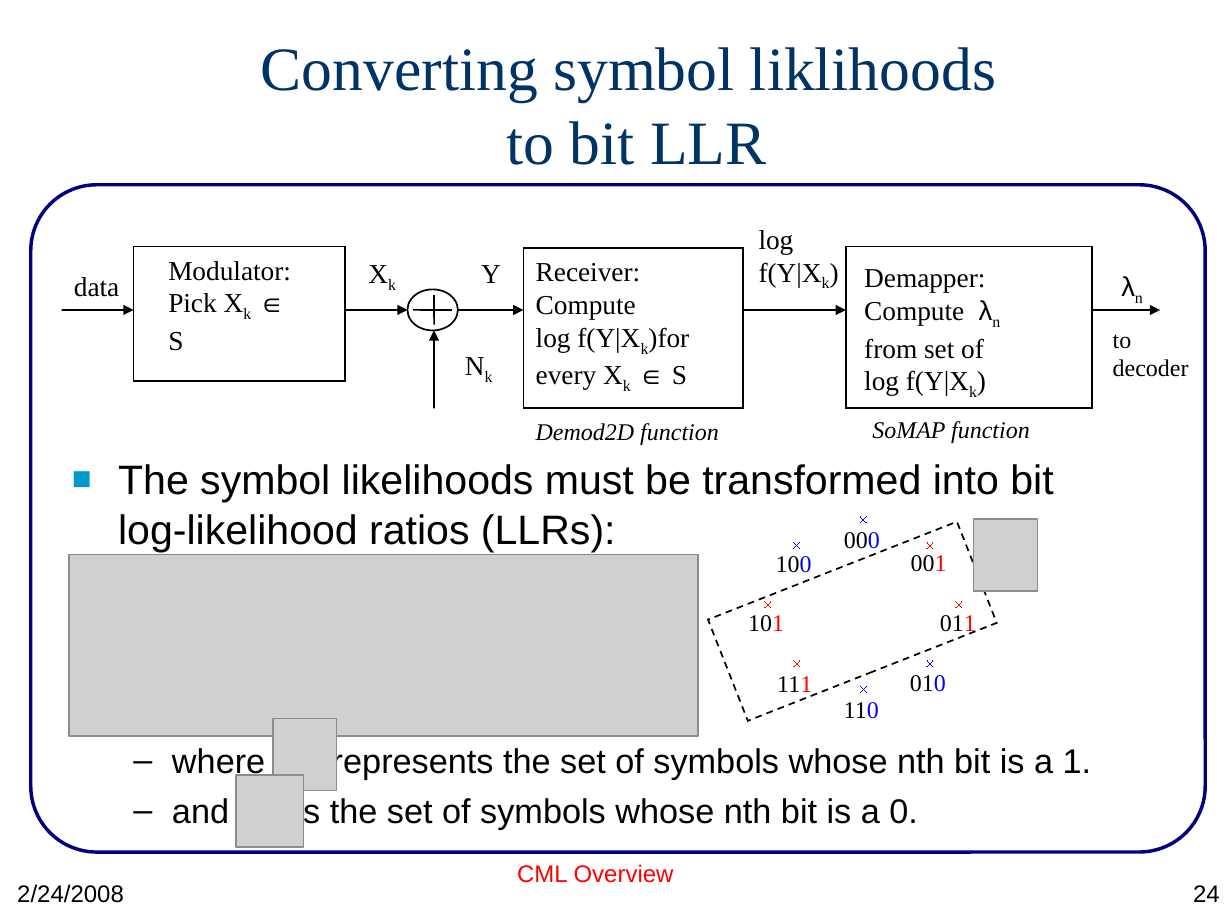
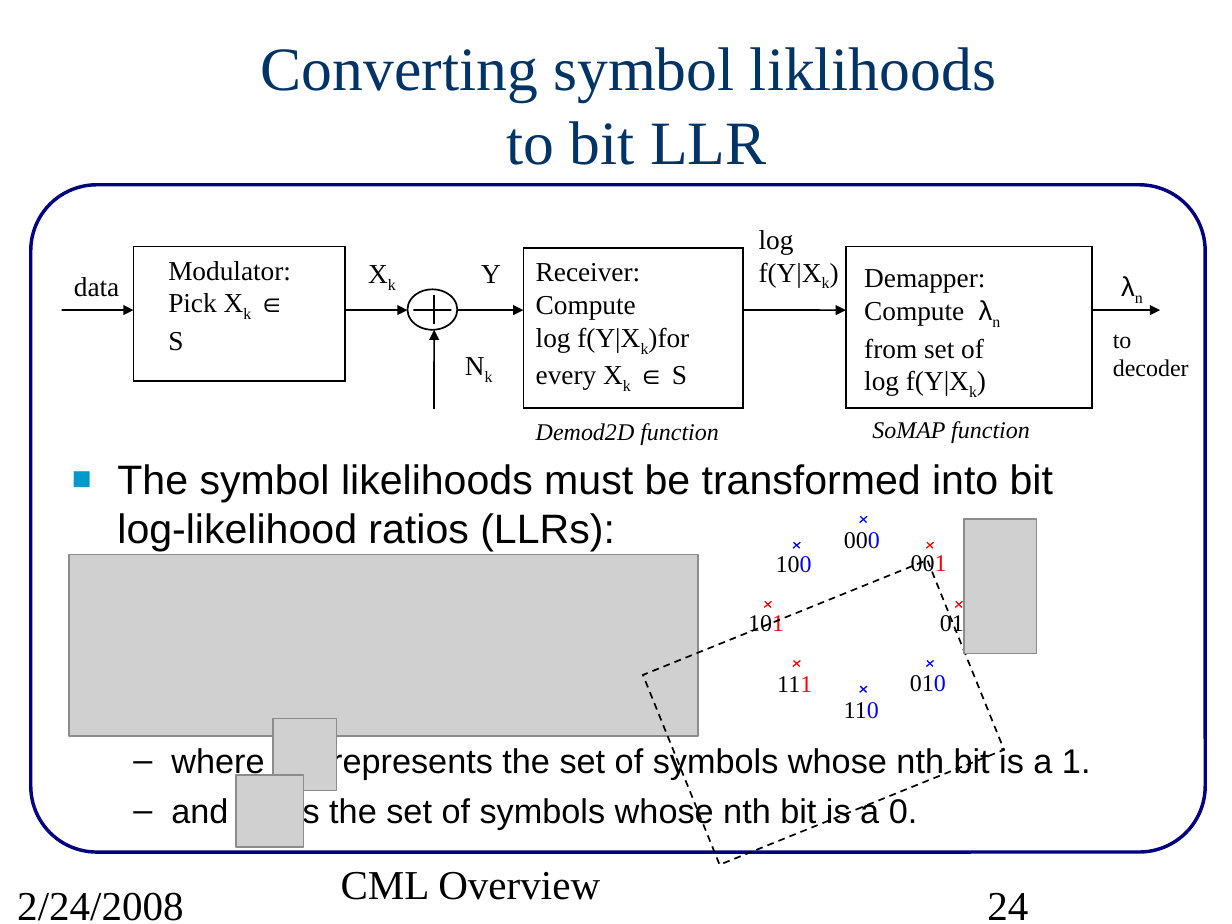
Before and after one commit to marcusmueller/iscml, a slide deck: slide 24 of pcs/projects/cml/doc/src/CMLoverview.ppt. Drawn at 1232x924 pixels with LibreOffice and Linux fonts; fonts in the diff are those of the drawing; grey boxes stand for pictures. Boxes give left, top, right and bottom in pixels: in the first picture for what was removed or moved away, otherwise in the second. Text is boxed around its words. In the diff, an @@ line names an element or a change of style, - is before the commit and + after.

```diff
--- a/pcs/projects/cml/doc/src/CMLoverview.ppt
+++ b/pcs/projects/cml/doc/src/CMLoverview.ppt
@@ text "The symbol likelihoods must be ..." at <box>117,464,1091,829</box>: indent changed @@
@@ picture: place and size @@
-picture at <box>973,519,1037,590</box>
+picture at <box>963,519,1036,653</box>
@@ rectangle: place and size @@
-rectangle at <box>708,522,996,720</box>
+rectangle at <box>643,560,1004,864</box>
@@ line (793, 542) - (800, 548): stroke #0000FF 0 pt to #0000FF 0.74 pt @@
@@ line (801, 542) - (793, 548): stroke #0000FF 0 pt to #0000FF 0.74 pt @@
@@ line (926, 542) - (933, 548): stroke #FF0000 0 pt to #FF0000 0.74 pt @@
@@ line (934, 542) - (926, 548): stroke #FF0000 0 pt to #FF0000 0.74 pt @@
@@ line (771, 601) - (764, 607): stroke #FF0000 0 pt to #FF0000 0.74 pt @@
@@ line (765, 601) - (771, 607): stroke #FF0000 0 pt to #FF0000 0.74 pt @@
@@ line (962, 601) - (955, 607): stroke #FF0000 0 pt to #FF0000 0.74 pt @@
@@ line (956, 601) - (962, 607): stroke #FF0000 0 pt to #FF0000 0.74 pt @@
@@ 3 texts: place and size @@
-3 texts at <box>777,532,947,698</box>
+3 texts at <box>777,532,947,692</box>
@@ line (926, 660) - (933, 667): stroke #0000FF 0 pt to #0000FF 0.74 pt @@
@@ line (934, 660) - (926, 667): stroke #0000FF 0 pt to #0000FF 0.74 pt @@
@@ text "CML Overview" at <box>341,871,600,900</box>: size 14 to 24 pt, font Arial to Times New Roman, text colour #FF0000 to #000000; alignment centre to left; less space between paragraphs @@
@@ text "2/24/2008" at <box>17,892,184,921</box>: size 14 to 24 pt, font Arial to Times New Roman; less space between paragraphs @@
@@ page number at <box>987,892,1028,920</box>: size 14 to 24 pt, font Arial to Times New Roman; alignment right to left; less space between paragraphs @@
```
Also in this commit, not shown: 83 other slides changed, 8 slides added, 2 other files.
